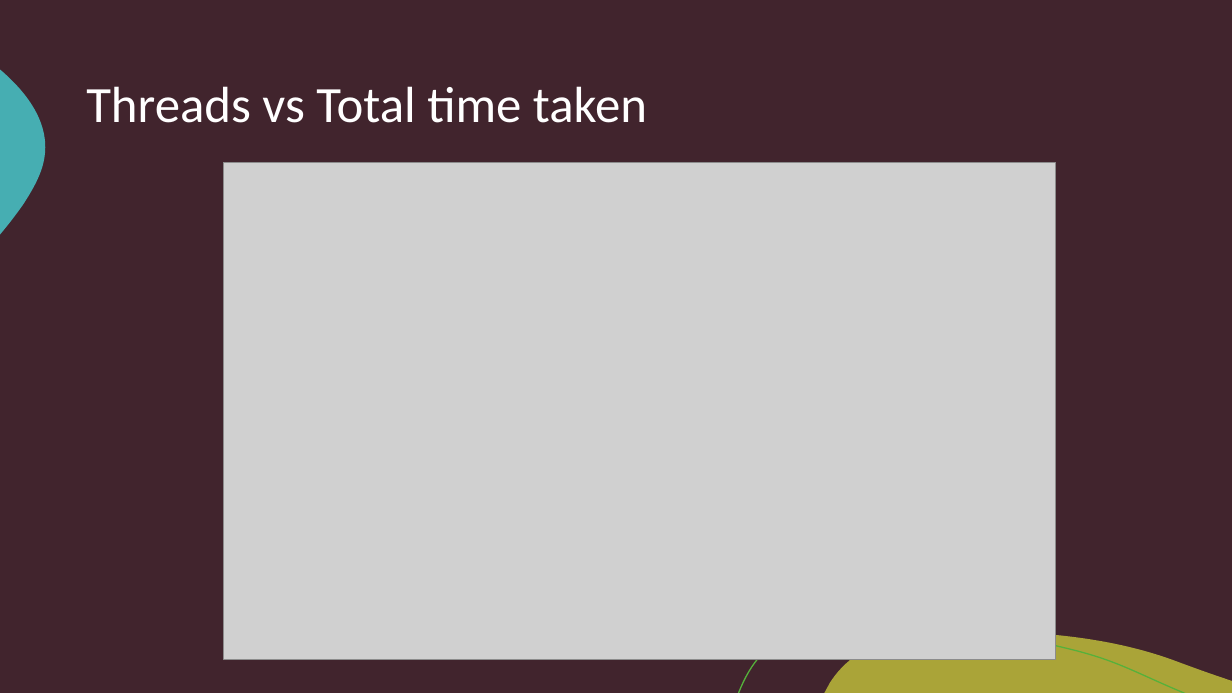
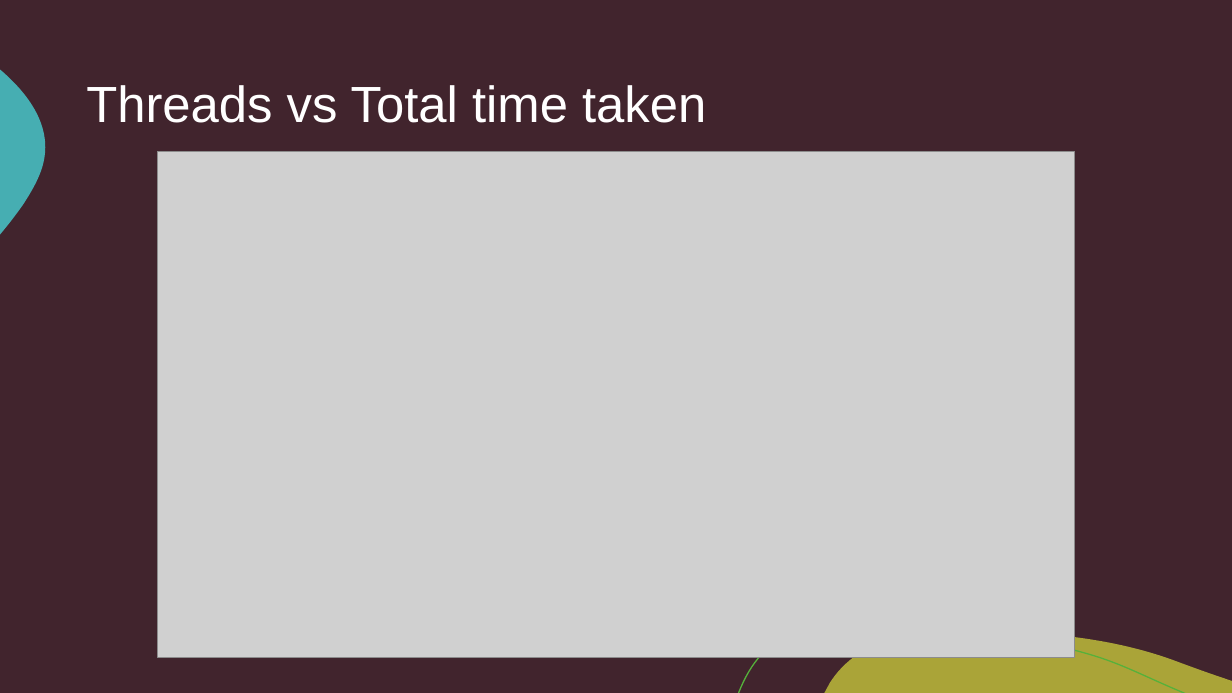
Before and after one commit to R-Marconi01/Renderer, a slide deck: slide 9 of Renderer.pptx. Drawn at 1232x693 pixels with LibreOffice and Linux fonts; fonts in the diff are those of the drawing; grey boxes stand for pictures. Boxes give left, top, right and bottom in pixels: in the first picture for what was removed or moved away, otherwise in the second. Text is boxed around its words. In the diff, an @@ line names an element or a change of style, - is before the commit and + after.

```diff
--- a/Renderer.pptx
+++ b/Renderer.pptx
@@ title "Threads vs Total time taken" at <box>86,85,706,123</box>: font Calibri to Arial @@
@@ picture: place and size @@
-picture at <box>223,163,1055,659</box>
+picture at <box>158,152,1075,658</box>
```
Also in this commit, not shown: 7 other slides changed, 1 slide added, 2 slides removed, 1 other file.
